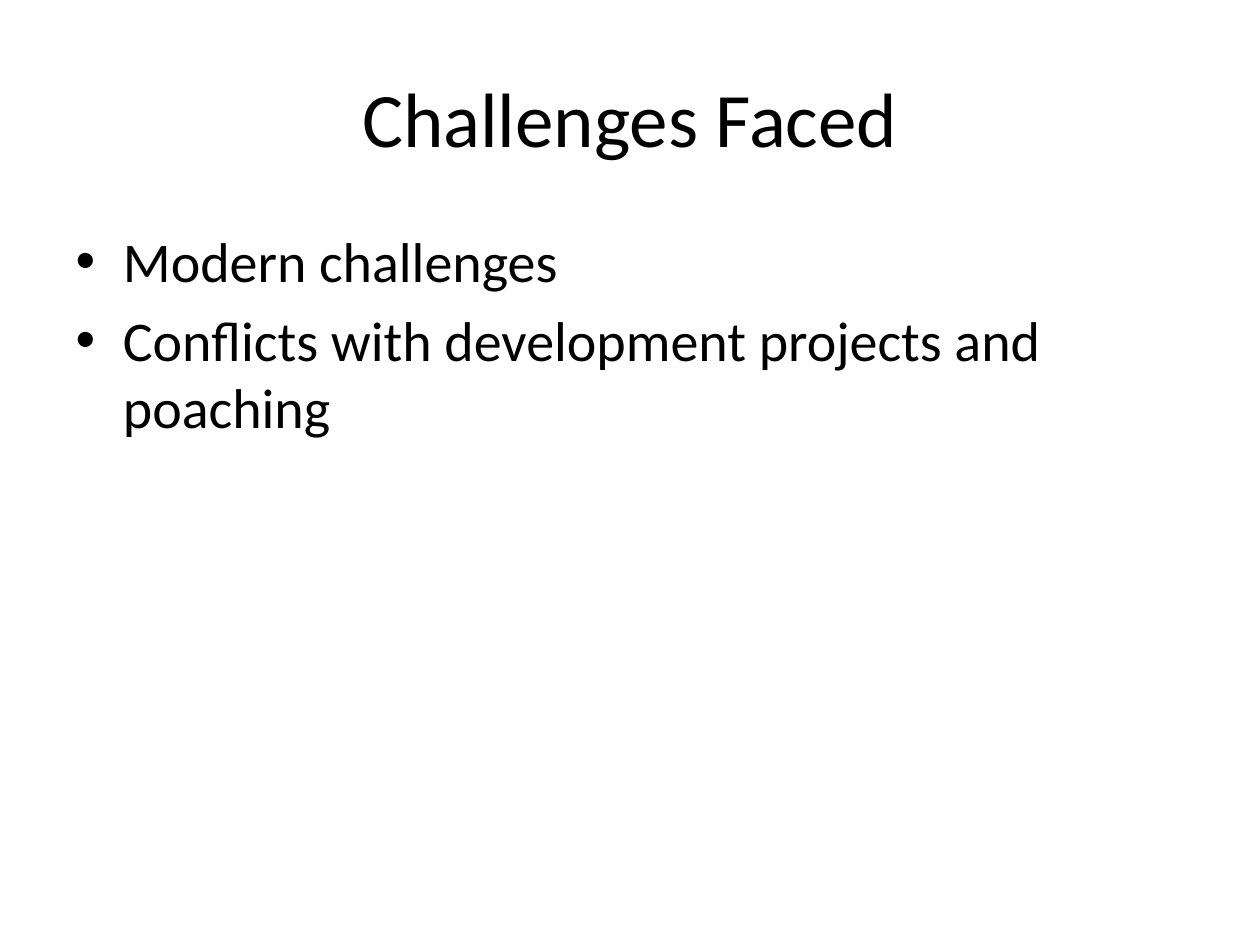
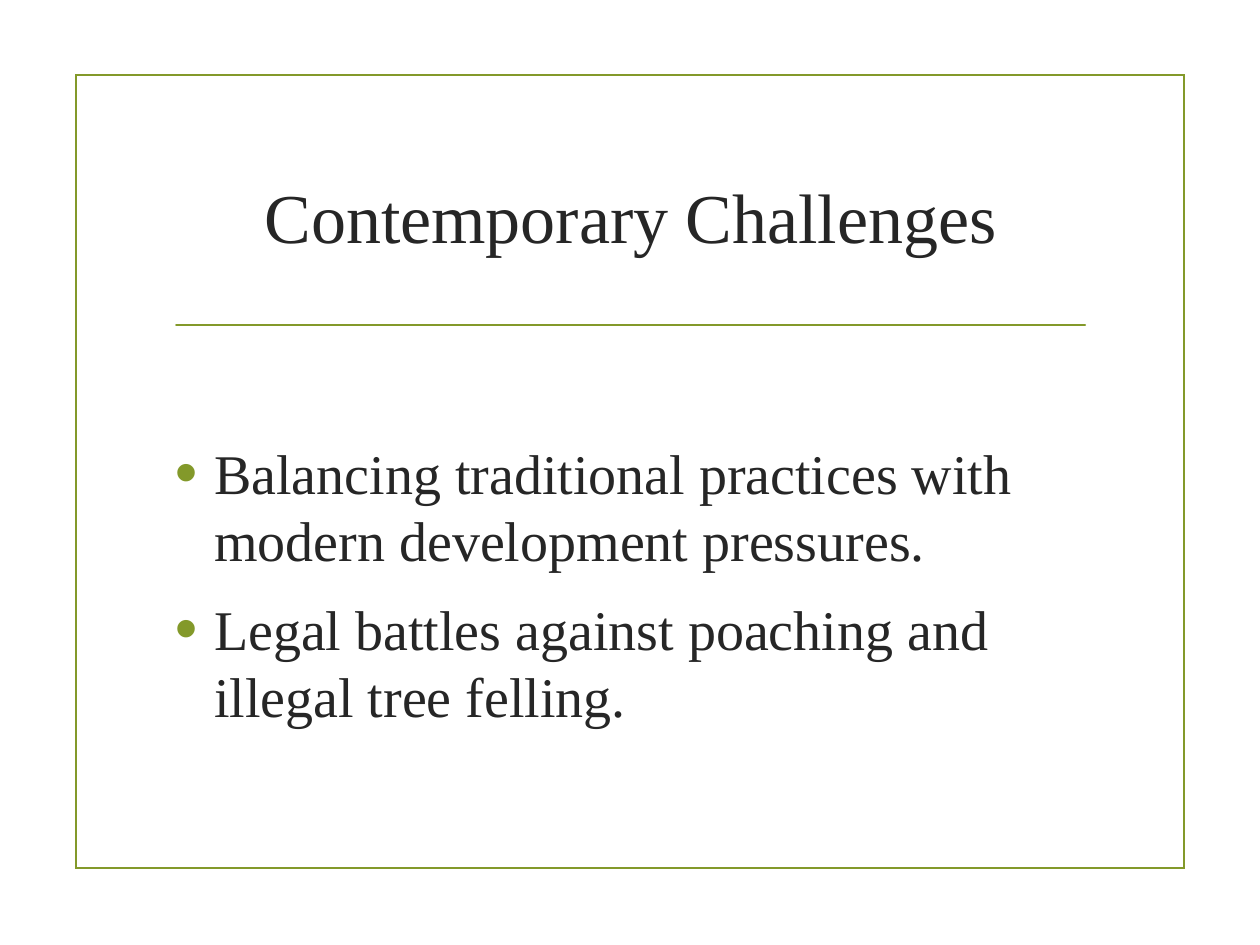
Before and after one commit to imvickykumar999/Visual-Basic-Analysis-PowerPoint, a slide deck: slide 8 of chatgpt4/Bishnoi_Movement_Presentation.pptx. Drawn at 1260x945 pixels with LibreOffice and Linux fonts; fonts in the diff are those of the drawing; background and template pictures are left out. Boxes give left, top, right and bottom in pixels: in the first picture for what was removed or moved away, otherwise in the second. Text is boxed around its words. In the diff, an @@ line names an element or a change of style, - is before the commit and + after.

```diff
--- a/chatgpt4/Bishnoi_Movement_Presentation.pptx
+++ b/chatgpt4/Bishnoi_Movement_Presentation.pptx
@@ rectangle added at (x1=77, y1=74, x2=1184, y2=868), outline #83992A 1.25 pt @@
@@ title at (x1=265, y1=194, x2=997, y2=257): text changed; size 44 to 40 pt; font Calibri to Times New Roman; text colour #000000 to #262626 @@
-Challenges Faced
+Contemporary Challenges
@@ line added from (176, 325) to (1085, 325), #83992A 1.25 pt @@
@@ text at (x1=214, y1=455, x2=1012, y2=728): text changed; font Calibri to Times New Roman; text colour #000000 to #262626 @@
-• Modern challenges
-• Conflicts with development projects and poaching
+• Balancing traditional practices with modern development pressures.
+• Legal battles against poaching and illegal tree felling.
```
Also in this commit, not shown: 5 other slides changed, 4 slides added, 4 slides removed.
